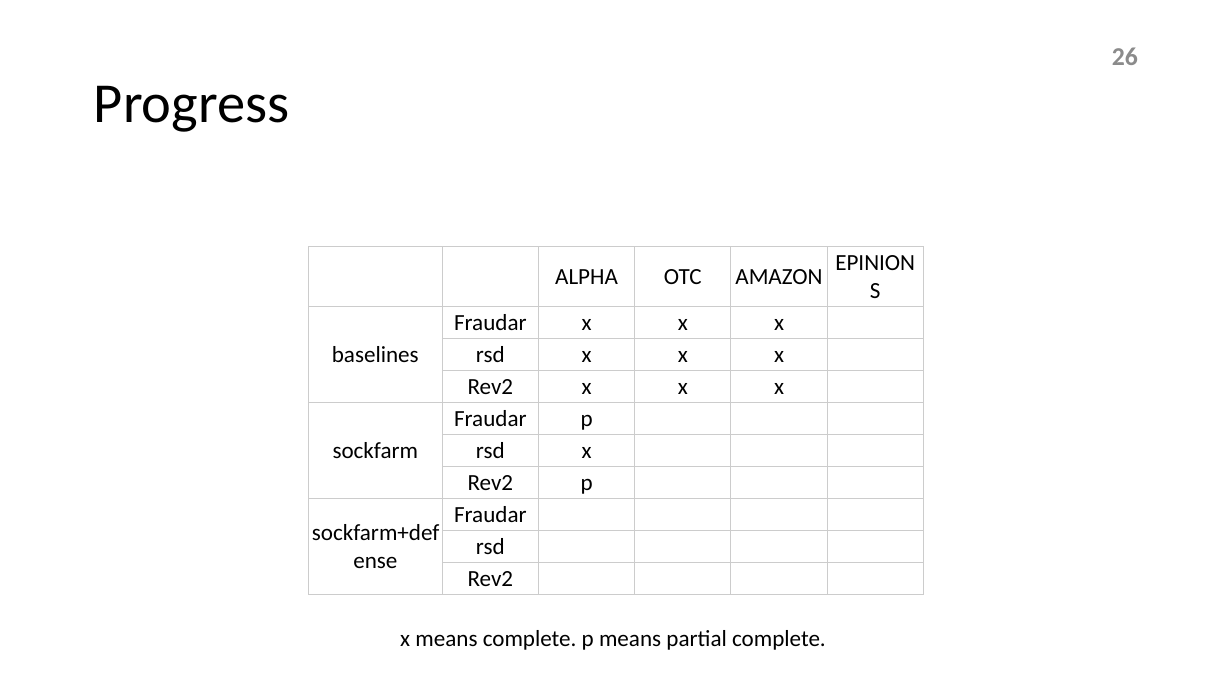
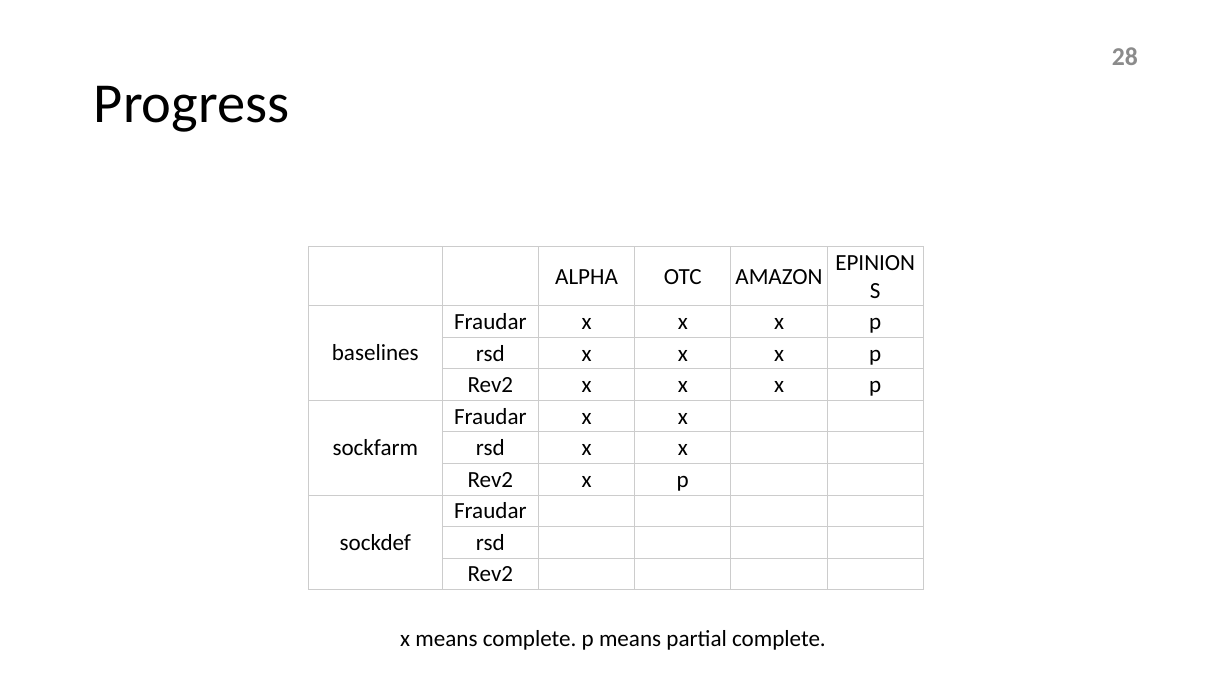
Before and after one commit to hellokayas/Sockfarm-Project, a slide deck: slide 28 of resources/sockfarm.pptx (slide 26 before the commit). Drawn at 1232x693 pixels with LibreOffice and Linux fonts; fonts in the diff are those of the drawing. Boxes give left, top, right and bottom in pixels: in the first picture for what was removed or moved away, otherwise in the second. Text is boxed around its words. In the diff, an @@ line names an element or a change of style, - is before the commit and + after.

```diff
--- a/resources/sockfarm.pptx
+++ b/resources/sockfarm.pptx
@@ page number at [1112,47,1138,65]: text changed @@
-26
+28
@@ table at [309,247,923,585] @@
-row 2, column 6: 
+row 2, column 6: p
-row 3, column 6: 
+row 3, column 6: p
-row 4, column 6: 
+row 4, column 6: p
-row 5, column 3: p
+row 5, column 3: x
-row 5, column 4: 
+row 5, column 4: x
-row 6, column 4: 
+row 6, column 4: x
-row 7, column 3: p
+row 7, column 3: x
-row 7, column 4: 
+row 7, column 4: p
-row 8, column 1: sockfarm+defense
+row 8, column 1: sockdef
```
Also in this commit, not shown: 9 other slides changed, 2 slides added, 1 other file.
